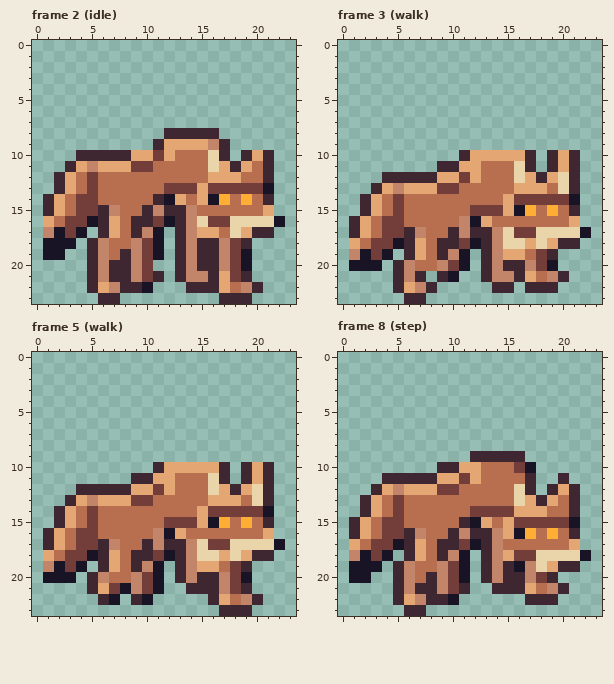
Pixel-art file, stored at art/hazards/coyote@50.aseprite. Above is the file before it was changed.
24x24 pixels, 10 frames. Shown: frame 2 (idle), frame 3 (walk), frame 5 (walk), frame 8 (step). The commit also changed other frames, which this record leaves out.
And afterwards:
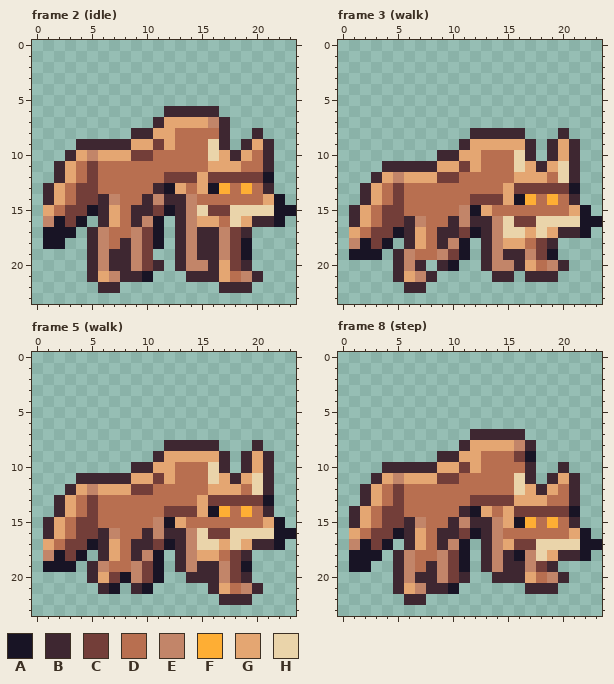
Palette (. is transparent): A #181425  B #3e2731  C #733e39  D #b86f50  E #c28569  F #feae34  G #e4a672  H #ead4aa
The edit:
Changed rows in their new state; - is an unchanged pixel.
Frame 2 (idle):
first column x 1:
 6 -----------BBBBB-------
 7 ----------BGGGGEB------
 8 --------BBGGDDDDB--B---
 9 ---BBBBBGGC-DDDH--BGB--
10 --BGEGGGCCDD----GBGD---
11 -BGDCDDDDD-----G-GD----
12 -----------CCCGCCCCCA--
13 BGDC------BAGD-AFDFDB--
14 -----BE--BEBBEDDD-D-GA-
15 GDC-A-G-B-CA--HCCHHHHAA
16 EA-A.----EA.--GGD-GBB--
17 A-A.BED-EC----BBECB..--
18 --.----B----------A----
19 ..----B---.------------
20 ----------B---E-G-B----
21 -----GE-BA.-.BB--DEB---
22 ----.BB...---...BBB.---
23 -----..---------...----
Frame 3 (walk):
first column x 1:
 8 -----------BBBBB---B---
 9 ----------BGGGGGB-BGB--
10 --------BBG-DDDH-------
11 ---BBBBBGGC-----GBGH---
12 --BGEGGGCCDD---G-GD----
13 -BGDCDDDDD----GCCCCCA--
14 -----------CCC-AFDFDB--
15 BGDC------EAGDDDD-D-GA-
16 -----BE--B-BBEHCCHHHHAA
17 GDC-A-G-B-CA---HG-GBB--
18 EA-A.----EA.--GGDCB..--
19 A-A.BED-EC----BBE-A----
20 ...---B.BA.---E-GDEB---
21 -----GEB..--.BB.BBB.---
22 ----.BB.-----..-...----
23 -----..----------------
Frame 5 (walk):
first column x 1:
 8 -----------BBBBB---B---
 9 ----------BGGGGGB-BGB--
10 --------BBG-DDDH-------
11 ---BBBBBGGC-----GBGH---
12 --BGEGGGCCDD---G-GD----
13 -BGDCDDDDD----GCCCCCA--
14 -----------CCC-AFDFDB--
15 BGDC------EAGDDDD-D-GA-
16 -----BE--B-BBEHCCHHHHAA
17 GDC-A-G-B-CA---HG-GBB--
18 EA-A.----EA.--GGDCB..--
19 A-A.BED-EC----BBE-A----
20 ...--GCA----.B----B----
21 ----.BA.BA.--..-GDEB---
22 -----..-..-----.BBB.---
23 ----------------...----
Frame 8 (step):
first column x 1:
 7 -----------BBBBB-------
 8 ----------BGGGGEB------
 9 --------BBGGDDDCA------
10 ---BBBBBGGC----DB--B---
11 --BGEGGGCCDD---H--BGB--
12 -BGDCDDDDD------GBGD---
13 -----------CCCCG-GD----
14 BGDC------BAGDGCCCCCA--
15 -----BE--BEBBE-AFDFDB--
16 GDC-A-G-B-CA--DDD-D-GA-
17 EA-A.----EA.--GCCHHHHAA
18 A-A.BED-EC----BAE-GBB--
19 --.----B-------B-CB..--
20 ..----B---B-.B--GDEB---
21 -----GE-BA.--...BBB.---
22 ----.BB...------...----
23 -----..----------------
Boxes around the changes in both pictures, in picture pixels (x1, y1, x2, y2):
changed: (43, 106, 296, 304)
changed: (349, 128, 602, 304)
changed: (43, 440, 296, 616)
changed: (349, 429, 602, 616)
